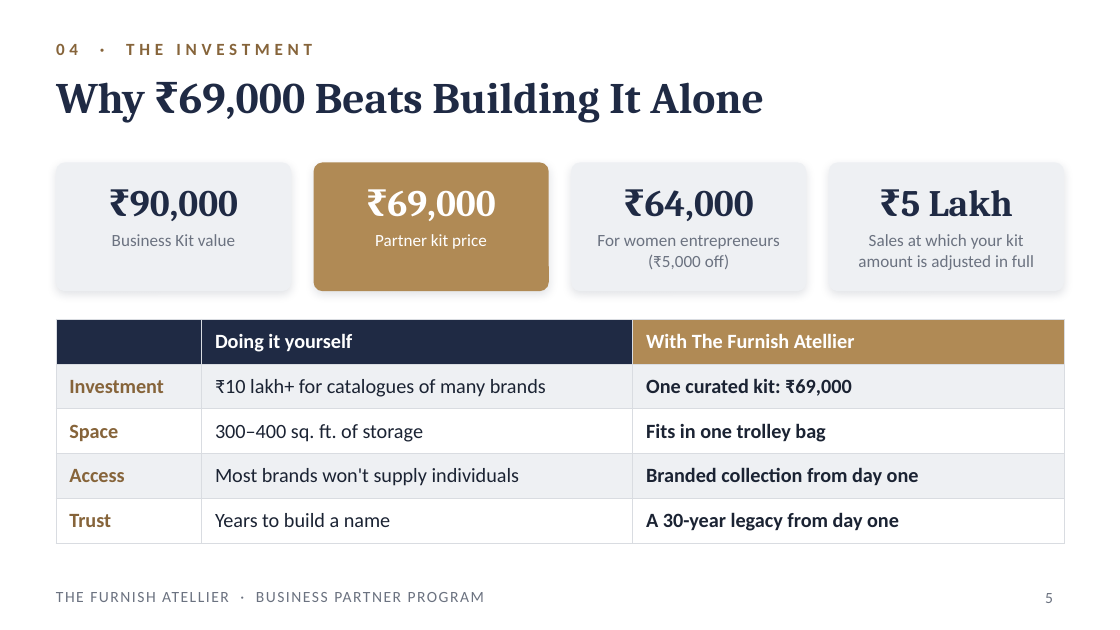
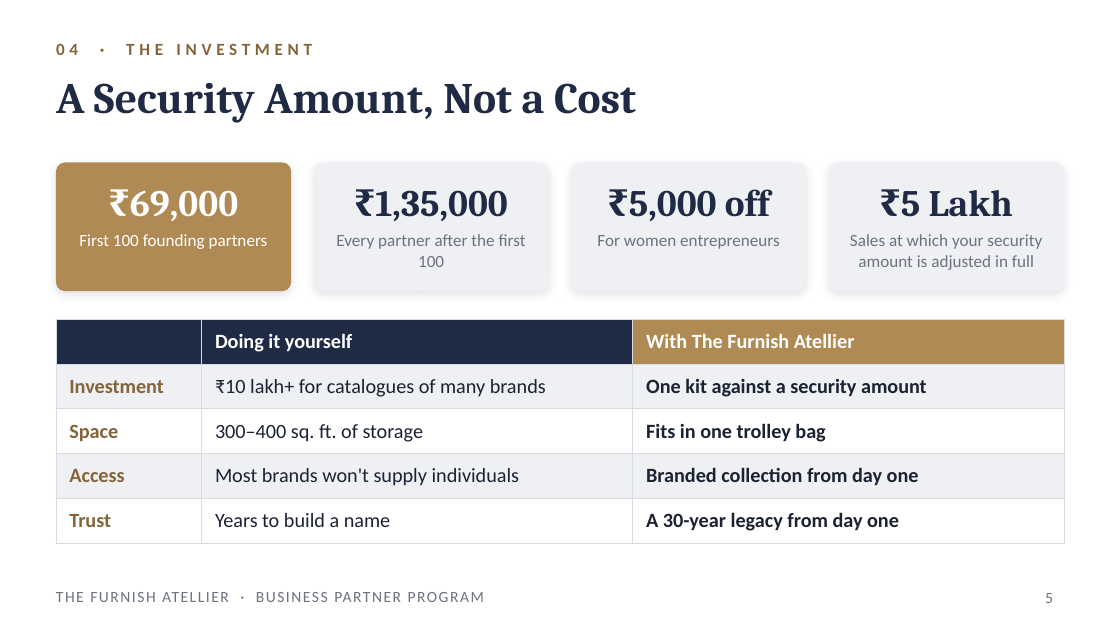
Before and after one commit to adybuildcon-a11y/adybuildcon, a slide deck: slide 5 of partner-deck/The_Furnish_Atellier_Partner_Program.pptx. Drawn at 1120x630 pixels with LibreOffice and Linux fonts; fonts in the diff are those of the drawing. Boxes give left, top, right and bottom in pixels: in the first picture for what was removed or moved away, otherwise in the second. Text is boxed around its words. In the diff, an @@ line names an element or a change of style, - is before the commit and + after.

```diff
--- a/partner-deck/The_Furnish_Atellier_Partner_Program.pptx
+++ b/partner-deck/The_Furnish_Atellier_Partner_Program.pptx
@@ title at (56, 83, 636, 123): text changed @@
-Why ₹69,000 Beats Building It Alone
+A Security Amount, Not a Cost
@@ rounded rectangle at (56, 162, 291, 291): fill #EEF0F3 to #B08A55 @@
@@ rounded rectangle at (314, 162, 549, 291): fill #B08A55 to #EEF0F3 @@
@@ text at (130, 190, 238, 221): text changed; text colour #1F2A44 to #FFFFFF @@
-₹90,000
+₹69,000
@@ text at (375, 190, 508, 221): text changed; text colour #FFFFFF to #1F2A44 @@
-₹69,000
+₹1,35,000
@@ text at (629, 189, 770, 221): text changed @@
-₹64,000
+₹5,000 off
@@ text at (79, 234, 268, 249): text changed; text colour #6B7280 to #FFFFFF @@
-Business Kit value
+First 100 founding partners
@@ text at (336, 234, 526, 267): text changed; text colour #FFFFFF to #6B7280 @@
-Partner kit price
+Every partner after the first 100
@@ text at (597, 235, 780, 249): text changed @@
-For women entrepreneurs (₹5,000 off)
+For women entrepreneurs
@@ text at (850, 234, 1042, 270): text changed @@
-Sales at which your kit amount is adjusted in full
+Sales at which your security amount is adjusted in full
@@ table at (56, 319, 1064, 535) @@
-row 2, column 3: One curated kit: ₹69,000
+row 2, column 3: One kit against a security amount
```
Also in this commit, not shown: 3 other slides changed, 2 other files.
